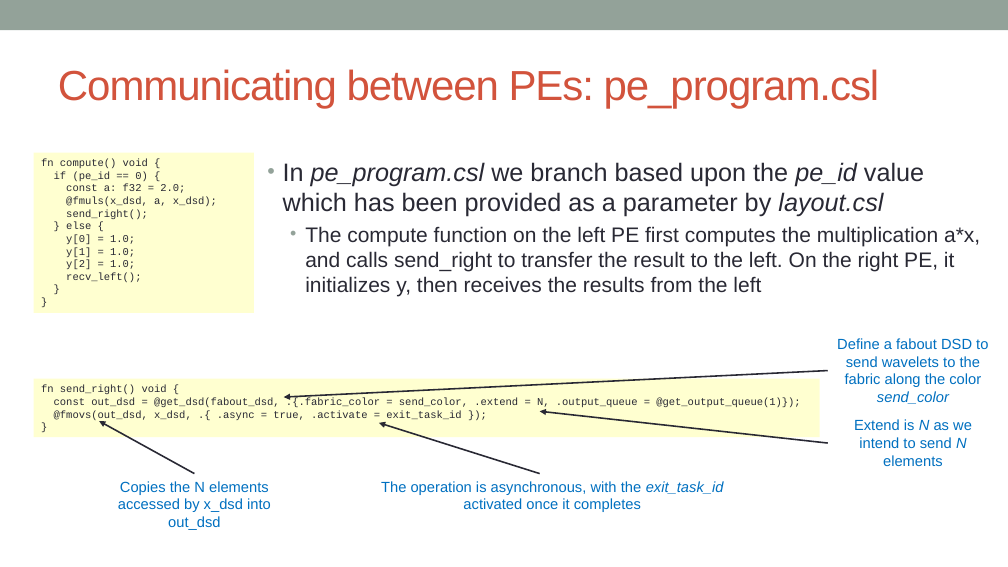
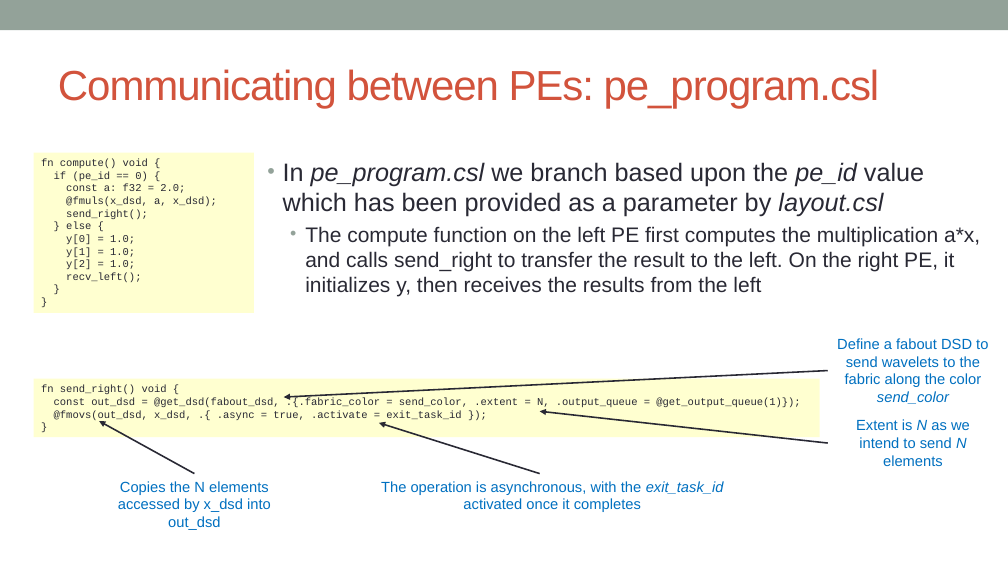
Before and after one commit to EPCCed/cs2-sdk-training, a slide deck: slide 10 of lectures/powerpoints/SDK-walkthrough-part-two.pptx. Drawn at 1008x567 pixels with LibreOffice and Linux fonts; fonts in the diff are those of the drawing. Boxes give left, top, right and bottom in pixels: in the first picture for what was removed or moved away, otherwise in the second. Text is boxed around its words. In the diff, an @@ line names an element or a change of style, - is before the commit and + after.

```diff
--- a/lectures/powerpoints/SDK-walkthrough-part-two.pptx
+++ b/lectures/powerpoints/SDK-walkthrough-part-two.pptx
@@ text in rectangle at (54,398,800,407): text changed @@
-const out_dsd = @get_dsd(fabout_dsd, .{.fabric_color = send_color, .extend = N, .output_queue = @get_output_queue(1)});
+const out_dsd = @get_dsd(fabout_dsd, .{.fabric_color = send_color, .extent = N, .output_queue = @get_output_queue(1)});
@@ text at (856,419,970,466): text changed @@
-Extend is N as we intend to send N elements
+Extent is N as we intend to send N elements
```
Also in this commit, not shown: 1 other slide changed.
